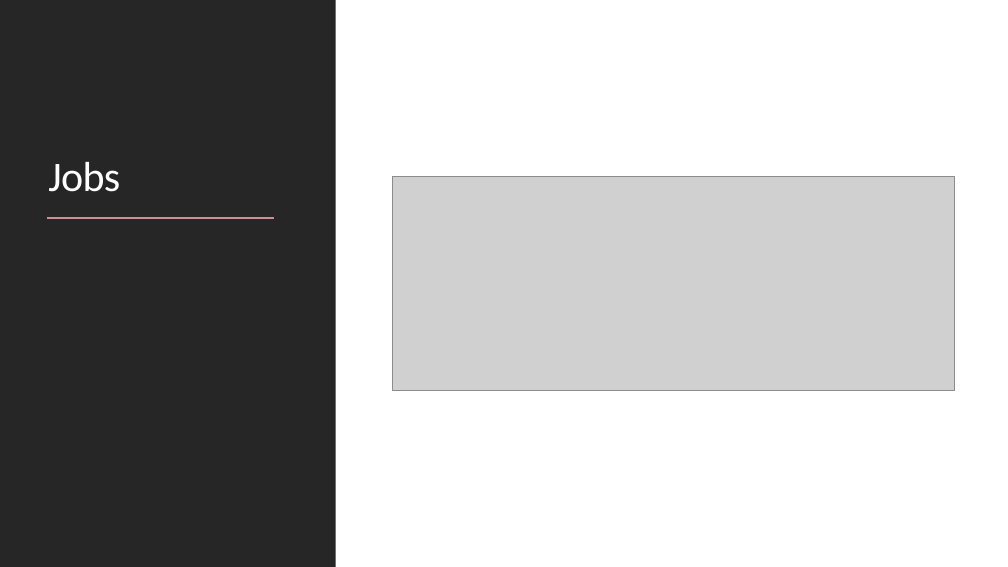
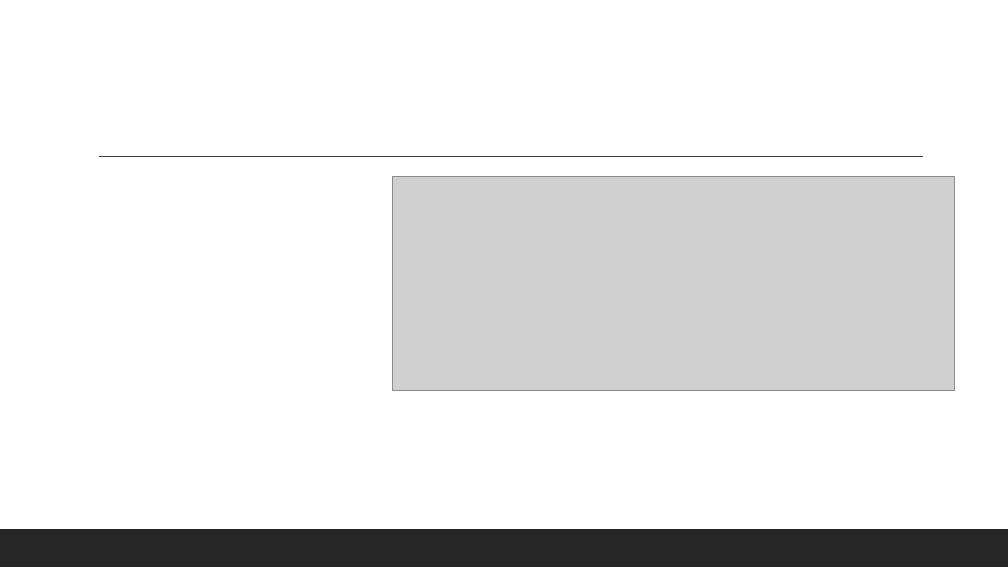
Before and after one commit to the-homeless-god/Profile, a slide deck: slide 8 of Presentations/Svelte framework.pptx (slide 12 before the commit). Drawn at 1008x567 pixels with LibreOffice and Linux fonts; fonts in the diff are those of the drawing; grey boxes stand for pictures. Boxes give left, top, right and bottom in pixels: in the first picture for what was removed or moved away, otherwise in the second. Text is boxed around its words. In the diff, an @@ line names an element or a change of style, - is before the commit and + after.

```diff
--- a/Presentations/Svelte framework.pptx
+++ b/Presentations/Svelte framework.pptx
@@ rectangle removed at (0, 0, 336, 567) @@
@@ rectangle removed at (1, 0, 1008, 567) @@
@@ line added from (99, 157) to (923, 157), #404040 1 pt @@
@@ line removed from (48, 219) to (274, 219) @@
```
Also in this commit, not shown: 7 other slides changed, 16 slides added, 4 slides removed.
